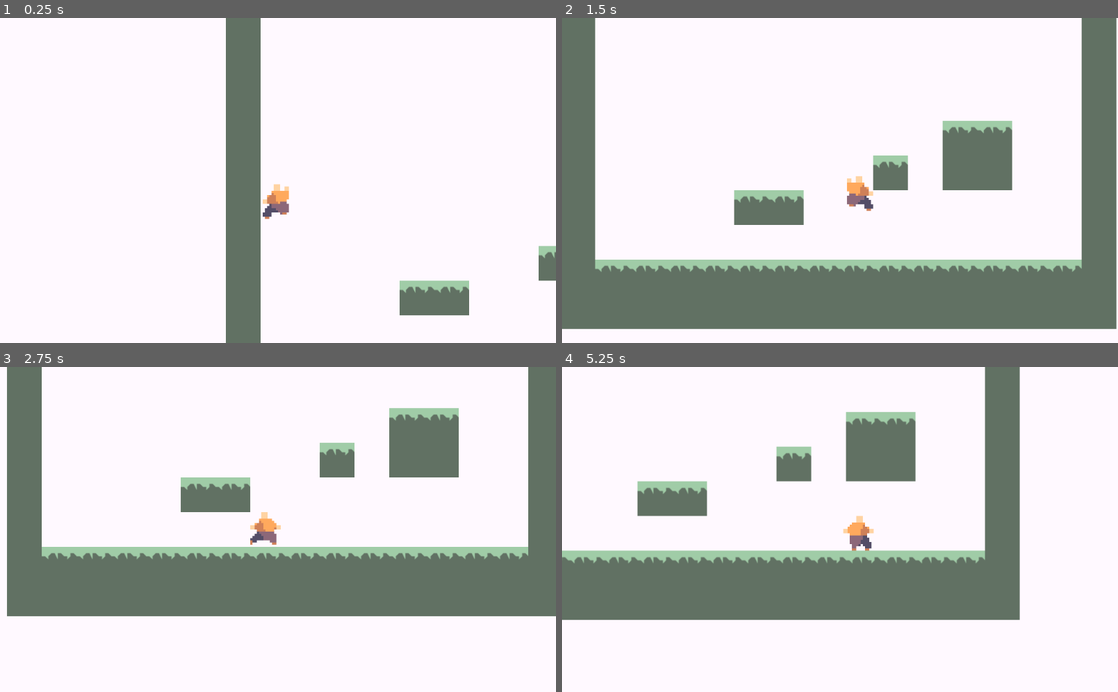
Above: before the commit, frames 1-4 (two rows, left to right).
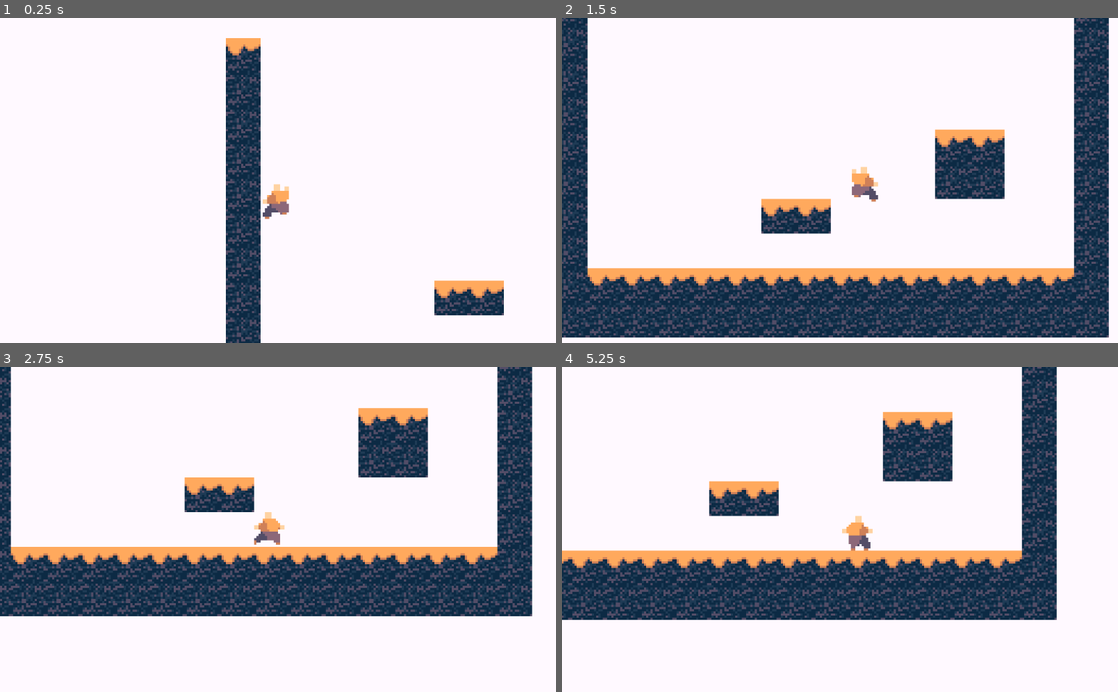
Above: after the commit, the same moments.

Repository: FalafelBeingOrg/test1
Game: Godot game, scene res://World.tscn
The game is run twice, just before and just after one commit, with the same random seed, the same clock (stepped at 60 frames per second) and the same inputs.
Inputs:
- Up to frame 1 (0.25 s): no input
- Up to frame 2 (1.5 s): hold D (move_right) from 0.53 s (still down); tap Space (jump) at 0.77 s
- Up to frame 3 (2.75 s): tap Space (jump) at 1.52 s; release D (move_right) at 2.03 s; hold A (move_left) from 2.03 s (still down)
- Up to frame 4 (5.25 s): release A (move_left) at 2.78 s; hold D (move_right) 2.78-4.28 s; tap Space (jump) at 3.02, 3.77, 4.52 s; hold A (move_left) 4.28-5.03 s; hold D (move_right) from 5.03 s (still down)

The runs differ from the first frame. In frame 1, 8.6% of the frame differs, in the area x 40-100%, y 0-100%; in frame 2, 41%, in the area x 0-100%, y 0-99%; in frame 3, 38%; in frame 4, 34%.

Commit message:
added textures to ground

Diff:
--- a/Test1Code/Tiles.tscn
+++ b/Test1Code/Tiles.tscn
@@ -1,29 +1,34 @@
-[gd_scene load_steps=3 format=2]
+[gd_scene load_steps=4 format=2]
 
-[ext_resource path="res://undefined - Imgur (1).png" type="Texture" id=1]
+[ext_resource path="res://grass-1.png" type="Texture" id=1]
+[ext_resource path="res://DIrt-1.png" type="Texture" id=2]
 
 [sub_resource type="RectangleShape2D" id=1]
-extents = Vector2( 32, 32 )
+extents = Vector2( 8, 8 )
 
 [node name="Tiles" type="Node2D"]
 
-[node name="Sprite" type="Sprite" parent="."]
-texture = ExtResource( 1 )
-region_enabled = true
-region_rect = Rect2( 0, 0, 64, 64 )
+[node name="Node2D" type="Node2D" parent="."]
+scale = Vector2( 4, 4 )
 
-[node name="StaticBody2D" type="StaticBody2D" parent="Sprite"]
+[node name="Sprite2" type="Sprite" parent="Node2D"]
+position = Vector2( 83, 0 )
+texture = ExtResource( 2 )
+region_rect = Rect2( 0, 0, 16, 16 )
 
-[node name="CollisionShape2D" type="CollisionShape2D" parent="Sprite/StaticBody2D"]
+[node name="StaticBody2D" type="StaticBody2D" parent="Node2D/Sprite2"]
+
+[node name="CollisionShape2D" type="CollisionShape2D" parent="Node2D/Sprite2/StaticBody2D"]
 shape = SubResource( 1 )
 
-[node name="Sprite2" type="Sprite" parent="."]
-position = Vector2( 83, 0 )
+[node name="Node2D2" type="Node2D" parent="."]
+scale = Vector2( 4, 4 )
+
+[node name="Sprite" type="Sprite" parent="Node2D2"]
 texture = ExtResource( 1 )
-region_enabled = true
-region_rect = Rect2( 0, 64, 64, 64 )
+region_rect = Rect2( 0, 0, 16, 16 )
 
-[node name="StaticBody2D" type="StaticBody2D" parent="Sprite2"]
+[node name="StaticBody2D" type="StaticBody2D" parent="Node2D2/Sprite"]
 
-[node name="CollisionShape2D" type="CollisionShape2D" parent="Sprite2/StaticBody2D"]
+[node name="CollisionShape2D" type="CollisionShape2D" parent="Node2D2/Sprite/StaticBody2D"]
 shape = SubResource( 1 )
--- a/Test1Code/World.tscn
+++ b/Test1Code/World.tscn
@@ -6,9 +6,11 @@
 [node name="World" type="Node2D"]
 
 [node name="TileMap" type="TileMap" parent="."]
+scale = Vector2( 4, 4 )
 tile_set = ExtResource( 1 )
+cell_size = Vector2( 16, 16 )
 format = 1
-tile_data = PoolIntArray( -196608, 1, 0, -196593, 1, 0, -131072, 1, 0, -131057, 1, 0, -65536, 1, 0, -65521, 1, 0, 0, 1, 0, 15, 1, 0, 65536, 1, 0, 65551, 1, 0, 131072, 1, 0, 131087, 1, 0, 196608, 1, 0, 196623, 1, 0, 262144, 1, 0, 262155, 0, 0, 262156, 0, 0, 262159, 1, 0, 327680, 1, 0, 327689, 0, 0, 327691, 1, 0, 327692, 1, 0, 327695, 1, 0, 393216, 1, 0, 393221, 0, 0, 393222, 0, 0, 393231, 1, 0, 458752, 1, 0, 4587 …(458 unchanged characters)…
+tile_data = PoolIntArray( -65536, 0, 0, -65521, 0, 0, 0, 1, 0, 15, 1, 0, 65536, 1, 0, 65551, 1, 0, 131072, 1, 0, 131087, 1, 0, 196608, 1, 0, 196623, 1, 0, 262144, 1, 0, 262155, 0, 0, 262156, 0, 0, 262159, 1, 0, 327680, 1, 0, 327691, 1, 0, 327692, 1, 0, 327695, 1, 0, 393216, 1, 0, 393222, 0, 0, 393223, 0, 0, 393231, 1, 0, 458752, 1, 0, 4587 …(458 unchanged characters)…
 
 [node name="Player" parent="." instance=ExtResource( 2 )]
 position = Vector2( 96, 151 )
--- /dev/null
+++ b/Test1Code/backgrounds/background.tscn
@@ -0,0 +1,13 @@
+[gd_scene load_steps=2 format=2]
+
+[ext_resource path="res://undefined - Imgur (1).png" type="Texture" id=1]
+
+[node name="Background" type="Node2D"]
+
+[node name="ParallaxBackground" type="ParallaxBackground" parent="."]
+
+[node name="ParallaxLayer" type="ParallaxLayer" parent="ParallaxBackground"]
+motion_mirroring = Vector2( 64, 0 )
+
+[node name="Sprite" type="Sprite" parent="ParallaxBackground/ParallaxLayer"]
+texture = ExtResource( 1 )
--- a/Test1Code/tiles.tres
+++ b/Test1Code/tiles.tres
@@ -1,21 +1,22 @@
-[gd_resource type="TileSet" load_steps=3 format=2]
+[gd_resource type="TileSet" load_steps=4 format=2]
 
-[ext_resource path="res://undefined - Imgur (1).png" type="Texture" id=1]
+[ext_resource path="res://grass-1.png" type="Texture" id=1]
+[ext_resource path="res://DIrt-1.png" type="Texture" id=2]
 
 [sub_resource type="RectangleShape2D" id=1]
-extents = Vector2( 32, 32 )
+extents = Vector2( 8, 8 )
 
 [resource]
 0/name = "Sprite"
 0/texture = ExtResource( 1 )
 0/tex_offset = Vector2( 0, 0 )
 0/modulate = Color( 1, 1, 1, 1 )
-0/region = Rect2( 0, 0, 64, 64 )
+0/region = Rect2( 0, 0, 16, 16 )
 0/tile_mode = 0
-0/occluder_offset = Vector2( 32, 32 )
-0/navigation_offset = Vector2( 32, 32 )
-0/shape_offset = Vector2( 32, 32 )
-0/shape_transform = Transform2D( 1, 0, 0, 1, 32, 32 )
+0/occluder_offset = Vector2( 8, 8 )
+0/navigation_offset = Vector2( 8, 8 )
+0/shape_offset = Vector2( 8, 8 )
+0/shape_transform = Transform2D( 1, 0, 0, 1, 8, 8 )
 0/shape = SubResource( 1 )
 0/shape_one_way = false
 0/shape_one_way_margin = 1.0
@@ -24,19 +25,19 @@
 "one_way": false,
 "one_way_margin": 1.0,
 "shape": SubResource( 1 ),
-"shape_transform": Transform2D( 1, 0, 0, 1, 32, 32 )
+"shape_transform": Transform2D( 1, 0, 0, 1, 8, 8 )
 } ]
 0/z_index = 0
 1/name = "Sprite2"
-1/texture = ExtResource( 1 )
+1/texture = ExtResource( 2 )
 1/tex_offset = Vector2( 0, 0 )
 1/modulate = Color( 1, 1, 1, 1 )
-1/region = Rect2( 0, 64, 64, 64 )
+1/region = Rect2( 0, 0, 16, 16 )
 1/tile_mode = 0
-1/occluder_offset = Vector2( 32, 32 )
-1/navigation_offset = Vector2( 32, 32 )
-1/shape_offset = Vector2( 32, 32 )
-1/shape_transform = Transform2D( 1, 0, 0, 1, 32, 32 )
+1/occluder_offset = Vector2( 8, 8 )
+1/navigation_offset = Vector2( 8, 8 )
+1/shape_offset = Vector2( 8, 8 )
+1/shape_transform = Transform2D( 1, 0, 0, 1, 8, 8 )
 1/shape = SubResource( 1 )
 1/shape_one_way = false
 1/shape_one_way_margin = 1.0
@@ -45,6 +46,6 @@
 "one_way": false,
 "one_way_margin": 1.0,
 "shape": SubResource( 1 ),
-"shape_transform": Transform2D( 1, 0, 0, 1, 32, 32 )
+"shape_transform": Transform2D( 1, 0, 0, 1, 8, 8 )
 } ]
 1/z_index = 0
Binary file added: Test1Code/DIrt-1.png
Not shown, added: Test1Code/DIrt-1.png.import
Binary file added: Test1Code/grass-1.png
Not shown, added: Test1Code/grass-1.png.import
